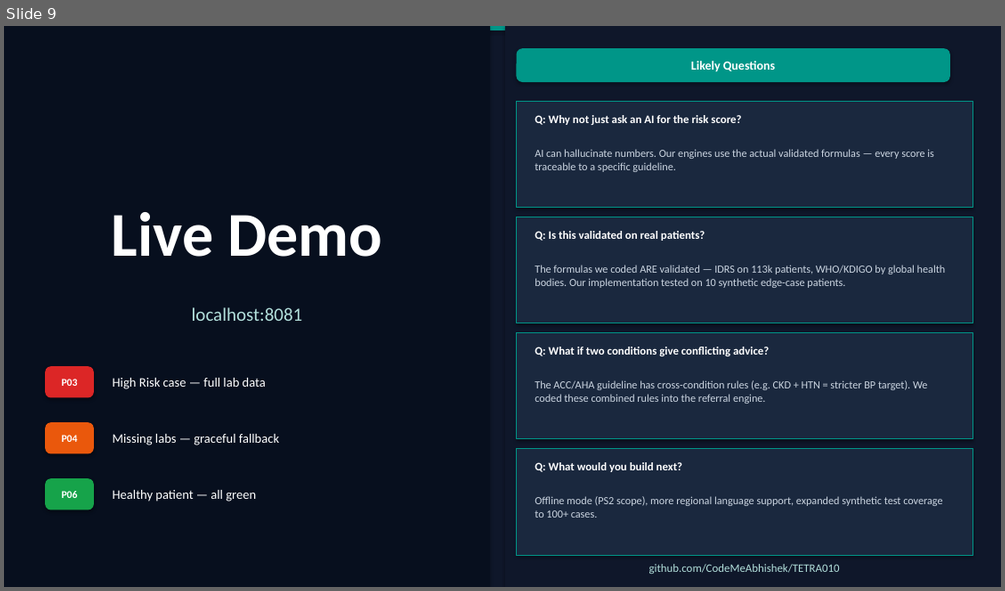
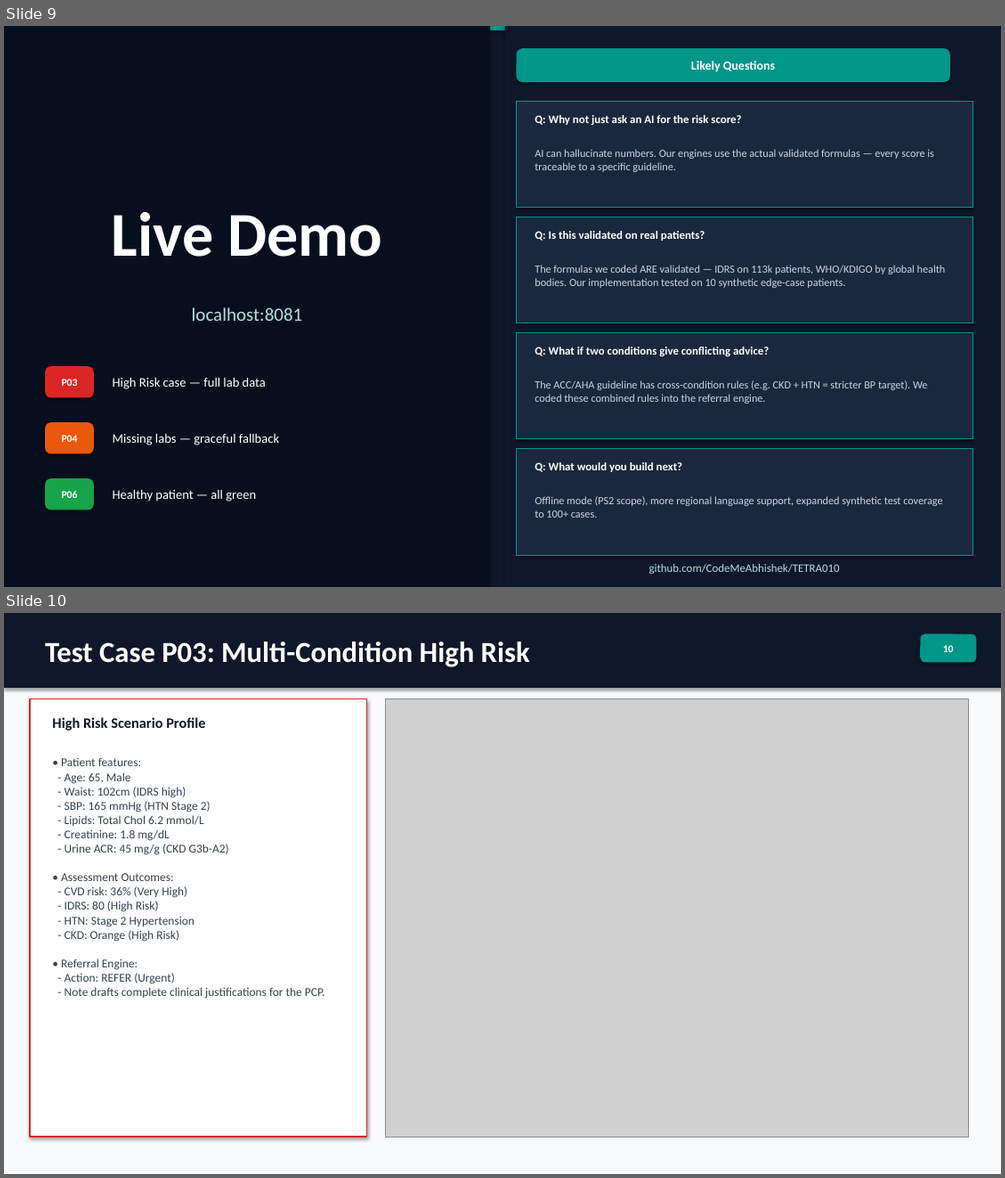
Before and after one commit to CodeMeAbhishek/TETRA010, a slide deck: Nidan_TechDeck.pptx. Shown one above the other, each under a label of ours: slide 9 before the commit, slides 9 and 10 after it. The pictures are 1005x591 and 1005x1178 pixels, drawn with LibreOffice and Linux fonts; fonts in the diff are those of the drawing; grey boxes stand for pictures. Boxes give left, top, right and bottom in pixels: in the first picture for what was removed or moved away, otherwise in the second. Text is boxed around its words. In the diff, an @@ line names an element or a change of style, - is before the commit and + after.

Commit message:
feat: Add working app screenshots for P03, P04, P06 test cases to README.md and technical slide deck

```diff
--- a/Nidan_TechDeck.pptx
+++ b/Nidan_TechDeck.pptx
@@ slide 10 added at <box>4,613,1001,1174</box>, background #F8FAFC @@
@@ rectangle added at <box>4,613,1001,688</box>, fill #0F172A @@
@@ rounded rectangle added at <box>920,634,976,662</box>, fill #009688, 10 pt, text #FFFFFF, bold @@
+10
@@ text added at <box>45,641,530,667</box>, 28 pt, text #FFFFFF, bold @@
+Test Case P03: Multi-Condition High Risk
@@ rectangle added at <box>30,699,367,1136</box>, fill #FFFFFF, outline #DC2626 1.5 pt @@
@@ text added at <box>52,717,205,730</box>, 14 pt, text #0F172A, bold @@
+High Risk Scenario Profile
@@ picture added at <box>386,699,969,1136</box> @@
@@ text added at <box>61,758,325,998</box>, 11.5 pt, text #334155 @@
+• Patient features:
+- Age: 65, Male
+- Waist: 102cm (IDRS high)
+- SBP: 165 mmHg (HTN Stage 2)
+- Lipids: Total Chol 6.2 mmol/L
+- Creatinine: 1.8 mg/dL
+- Urine ACR: 45 mg/g (CKD G3b-A2)
+• Assessment Outcomes:
+- CVD risk: 36% (Very High)
+- IDRS: 80 (High Risk)
+- HTN: Stage 2 Hypertension
+- CKD: Orange (High Risk)
+• Referral Engine:
+- Action: REFER (Urgent)
+- Note drafts complete clinical justifications for the PCP.
```
Also in this commit, not shown: 2 other slides added, 5 other files.
